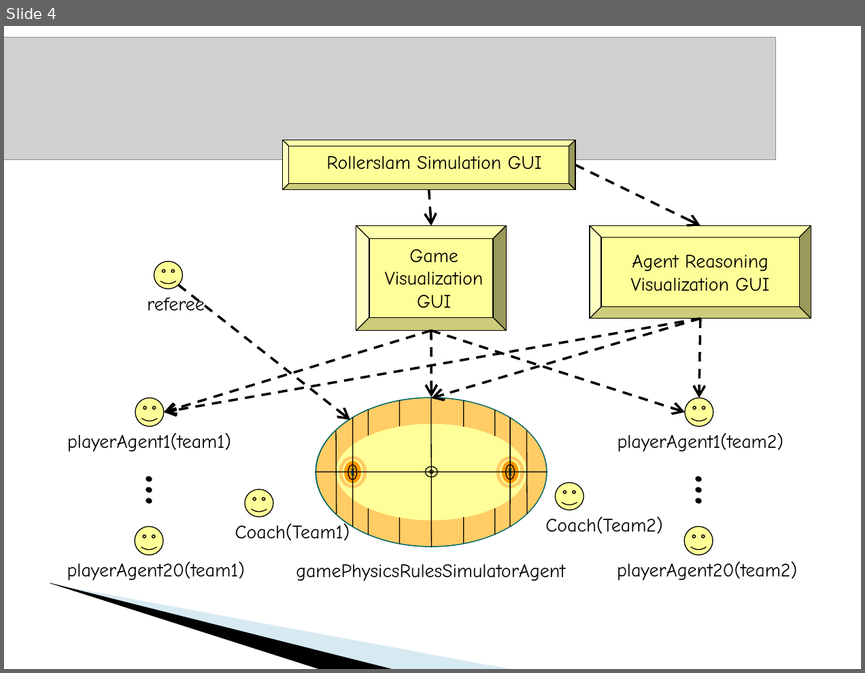
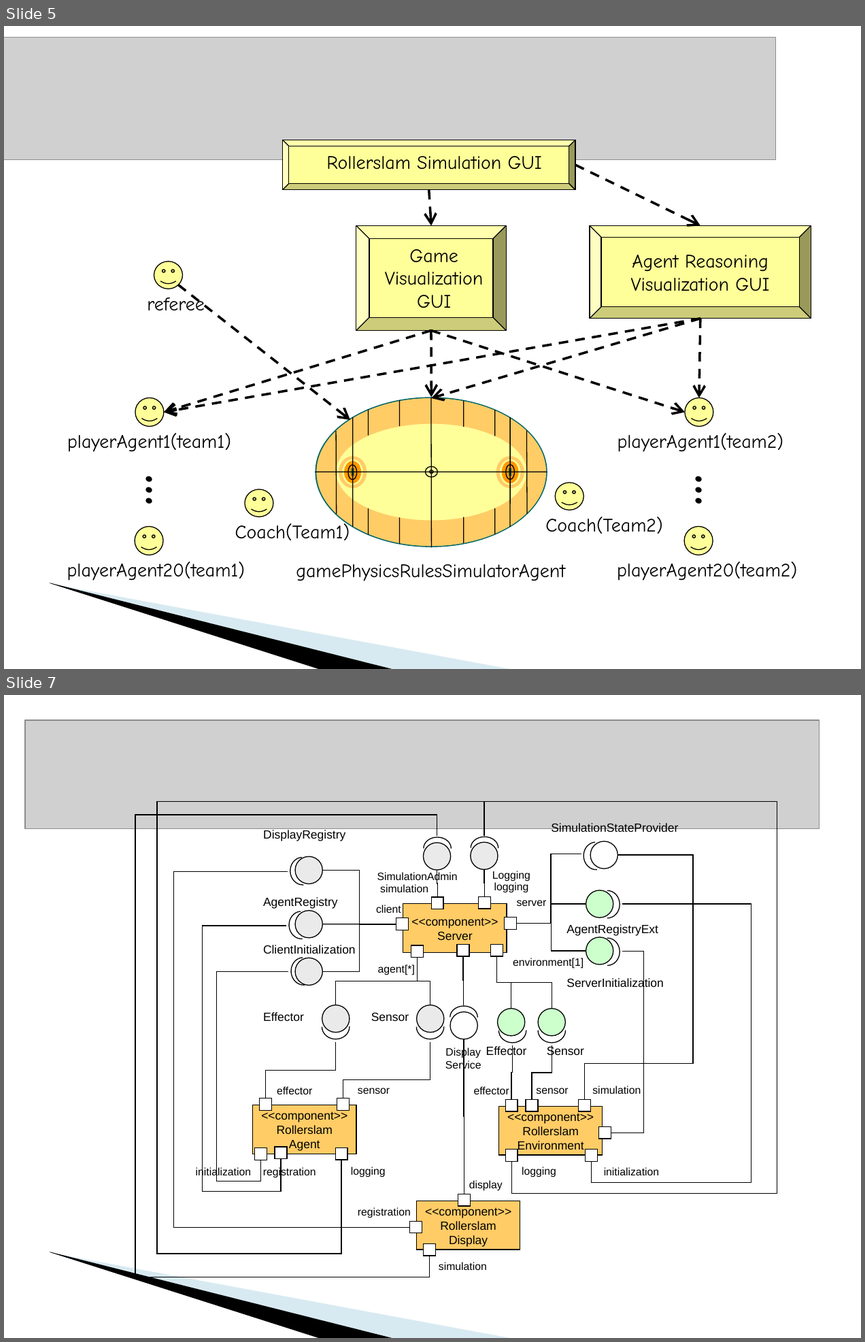
Before and after one commit to krishprince/rollerslam, a slide deck: docs/PresentationAgentes.ppt. Shown one above the other, each under a label of ours: slide 4 before the commit, slides 5 and 7 after it; the slides between them are not shown. The pictures are 865x673 and 865x1342 pixels, drawn with LibreOffice and Linux fonts; fonts in the diff are those of the drawing; grey boxes stand for pictures; background and template pictures are left out. Boxes give left, top, right and bottom in pixels: in the first picture for what was removed or moved away, otherwise in the second. Text is boxed around its words. In the diff, an @@ line names an element or a change of style, - is before the commit and + after.

Commit message:
Updated intelligent agents presentation.

```diff
--- a/docs/PresentationAgentes.ppt
+++ b/docs/PresentationAgentes.ppt
@@ slide 7 added at [4,695,861,1338], background #FFFFFF; not listed: 2 template elements that a slide beside it also shows @@
@@ picture added at [26,720,820,829] @@
@@ group added at [135,801,777,1277]: 32 texts, 26 elbow lines, 25 rectangles, 13 ellipses, 13 freeform shapes, 1 line @@
+<<component>>
+Server
+DisplayRegistry
+AgentRegistry
+client
+SimulationAdmin
+ClientInitialization
+AgentRegistryExt
+ServerInitialization
+server
+simulation
+agent[*]
+environment[1]
+Effector
+Sensor
+Effector
+Sensor
+Display
+Service
+<<component>>
+Rollerslam
+Display
+<<component>>
+Rollerslam
+Environment
+effector
+sensor
+SimulationStateProvider
+simulation
+initialization
+<<component>>
+Rollerslam
+Agent
+effector
+sensor
+simulation
+initialization
+registration
+display
+registration
+Logging
+logging
+logging
+logging
@@ what was slide 4 is now slide 5 @@
```
Also in this commit, not shown: 17 slides changed, 8 other slides added, 2 slides removed.
